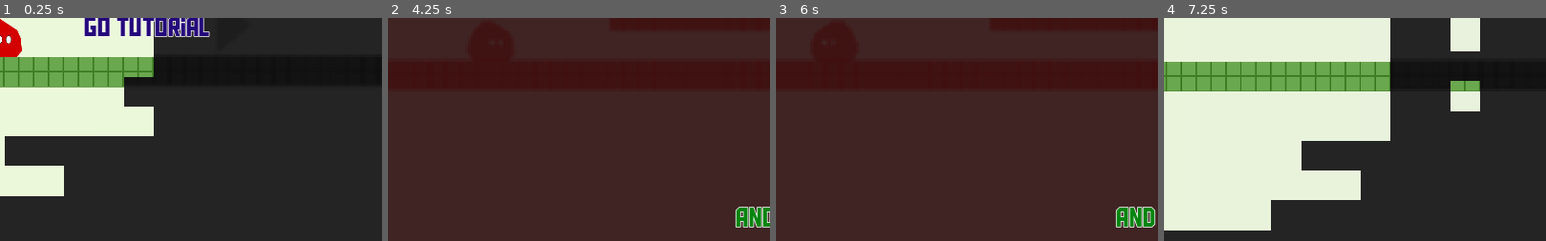
Above: before the commit, frames 1-4 (left to right).
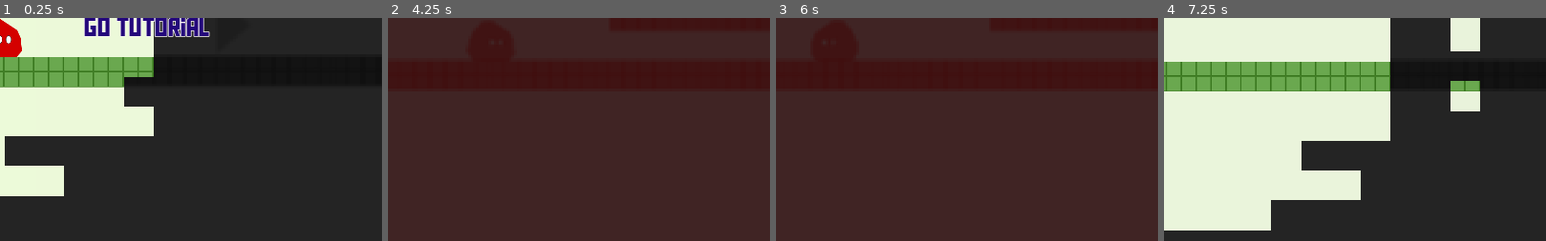
Above: after the commit, the same moments.

Repository: glitchcore/comfort
Game: Godot game, scene res://Scenes/BaseLevel.tscn
The game is run twice, just before and just after one commit, with the same random seed, the same clock (stepped at 60 frames per second) and the same inputs.
Inputs:
- Up to frame 1 (0.25 s): no input
- Up to frame 2 (4.25 s): tap Space (jump) at 0.5, 0.77, 1.25, 1.52, 2, 2.75, 3.02, 3.5, 3.77 s; hold Right (ui_right) 0.53-2.03 s; hold Left (ui_left) 2.03-2.78 s; hold Right (ui_right) from 2.78 s (still down)
- Up to frame 3 (6 s): tap Space (jump) at 4.25, 4.52 s; release Right (ui_right) at 4.28 s; hold Left (ui_left) 4.28-5.03 s; hold Right (ui_right) 5.03-5.78 s; hold Left (ui_left) from 5.78 s (still down)
- Up to frame 4 (7.25 s): keep holding Left (ui_left); tap Space (jump) at 6.02, 6.77 s
The pictures show only the part of the screen within x 50-100%, y 50-100%; the shares and areas given below are measured in that part.

The runs differ from the first frame. In frame 2, 0.8% of the frame differs, in the area x 91-100%, y 84-95%; in frame 3, 0.9%, in the area x 89-100%, y 84-95%; in frame 4, less than 0.1%.

Commit message:
add uncomfort area

Diff:
--- a/Scenes/BaseLevel.tscn
+++ b/Scenes/BaseLevel.tscn
@@ -71,7 +71,10 @@
 1/z_index = 0
 
 [sub_resource type="RectangleShape2D" id=6]
-extents = Vector2( 2873.62, 312.438 )
+extents = Vector2( 2832.61, 312.438 )
+
+[sub_resource type="RectangleShape2D" id=9]
+extents = Vector2( 354, 261.125 )
 
 [sub_resource type="CircleShape2D" id=7]
 radius = 118.186
@@ -99,7 +102,7 @@
 margin_bottom = 38.6
 
 [node name="Sprite" type="Sprite" parent="."]
-position = Vector2( 2465, -2235 )
+position = Vector2( 2770, -2235 )
 scale = Vector2( 3.29126, 5757 )
 z_index = -10
 z_as_relative = false
@@ -263,8 +266,17 @@
 collision_mask = 2
 
 [node name="CollisionShape2D" type="CollisionShape2D" parent="GameAreas/StartArea"]
-position = Vector2( 2866.12, -561.438 )
+position = Vector2( 2885.53, -561.438 )
 shape = SubResource( 6 )
+
+[node name="UncomfortArea" type="Area2D" parent="GameAreas"]
+position = Vector2( -4.74976, -1058 )
+collision_layer = 32
+collision_mask = 2
+
+[node name="CollisionShape2D" type="CollisionShape2D" parent="GameAreas/UncomfortArea"]
+position = Vector2( 5365.75, -8.125 )
+shape = SubResource( 9 )
 
 [node name="WinArea" type="Area2D" parent="GameAreas"]
 position = Vector2( -4.74976, -1058 )
@@ -320,7 +332,7 @@
 position = Vector2( 5317, -855 )
 
 [node name="Arrow10" parent="TutorialStatic" instance=ExtResource( 13 )]
-position = Vector2( 4515, -860 )
+position = Vector2( 4661, -898 )
 
 [node name="Arrow11" parent="TutorialStatic" instance=ExtResource( 13 )]
 position = Vector2( 3895, -1092 )
@@ -414,19 +426,19 @@
 valign = 1
 
 [node name="Label7" type="Label" parent="TutorialStatic"]
-margin_left = 3814.0
-margin_top = -1019.0
-margin_right = 4044.0
-margin_bottom = -988.0
+margin_left = 5175.0
+margin_top = -965.0
+margin_right = 5405.0
+margin_bottom = -934.0
 custom_colors/font_color = Color( 0.027451, 0.521569, 0.0588235, 1 )
 custom_fonts/font = SubResource( 8 )
 text = "...not for long"
 
 [node name="Label8" type="Label" parent="TutorialStatic"]
-margin_left = 2485.0
-margin_top = -1143.0
-margin_right = 2610.0
-margin_bottom = -1112.0
+margin_left = 2248.0
+margin_top = -1050.0
+margin_right = 2373.0
+margin_bottom = -1019.0
 custom_colors/font_color = Color( 0.027451, 0.521569, 0.0588235, 1 )
 custom_fonts/font = SubResource( 8 )
 text = "And now"
Not shown: 1 places in Scenes/BaseLevel.tscn that only renumber resources
